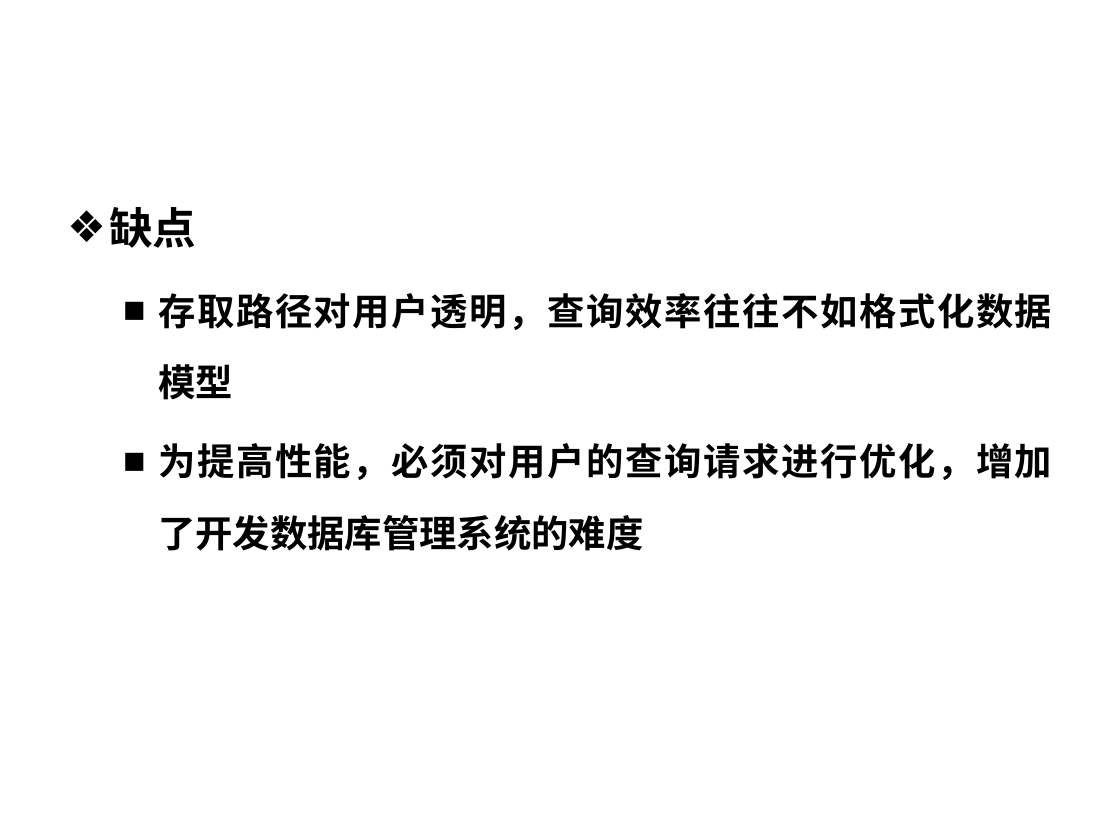
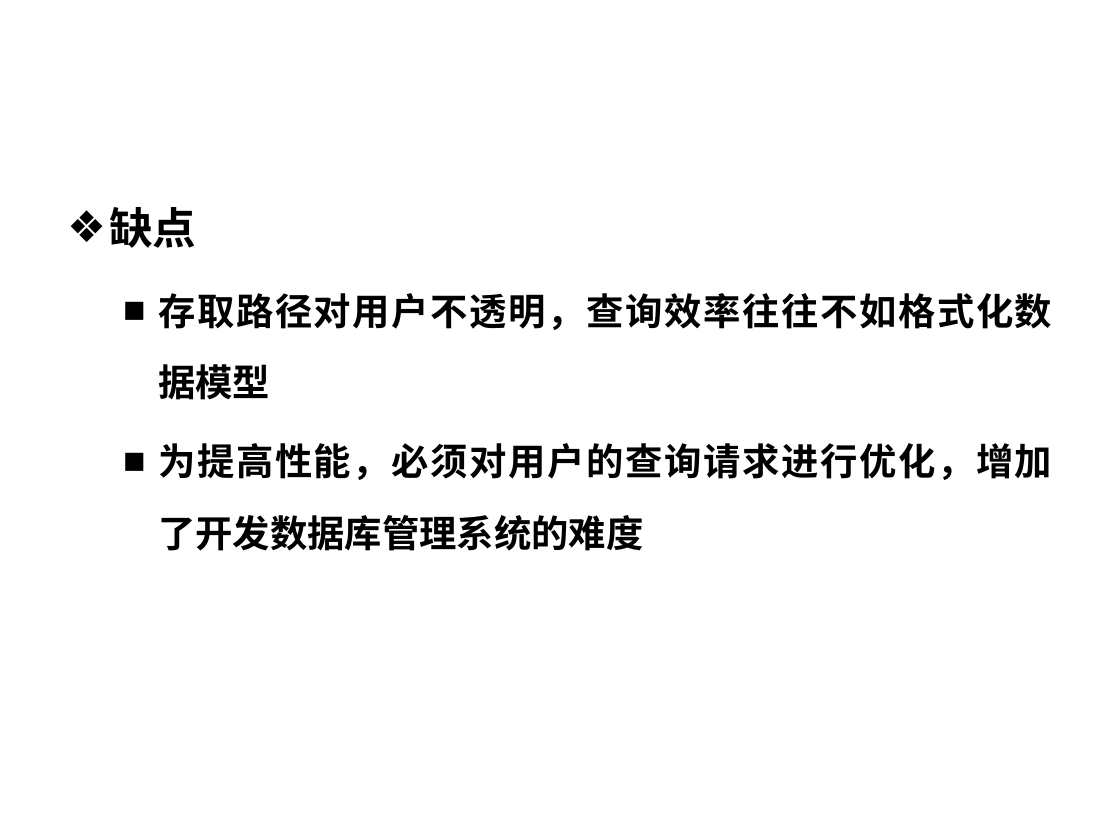
Before and after one commit to nanhapy/information-technology-materials, a slide deck: slide 95 of teaching-materials/infomation-system/ppt/第1章 绪论.pptx. Drawn at 1120x840 pixels with LibreOffice and Linux fonts; fonts in the diff are those of the drawing; background and template pictures are left out. Boxes give left, top, right and bottom in pixels: in the first picture for what was removed or moved away, otherwise in the second. Text is boxed around its words. In the diff, an @@ line names an element or a change of style, - is before the commit and + after.

Commit message:
update

```diff
--- a/teaching-materials/infomation-system/ppt/第1章 绪论.pptx
+++ b/teaching-materials/infomation-system/ppt/第1章 绪论.pptx
@@ text at (x1=158, y1=293, x2=1052, y2=400): text changed @@
-  ■ 存取路径对用户透明，查询效率往往不如格式化数据模型
+  ■ 存取路径对用户不透明，查询效率往往不如格式化数据模型
```
Also in this commit, not shown: 1 other slide changed.
